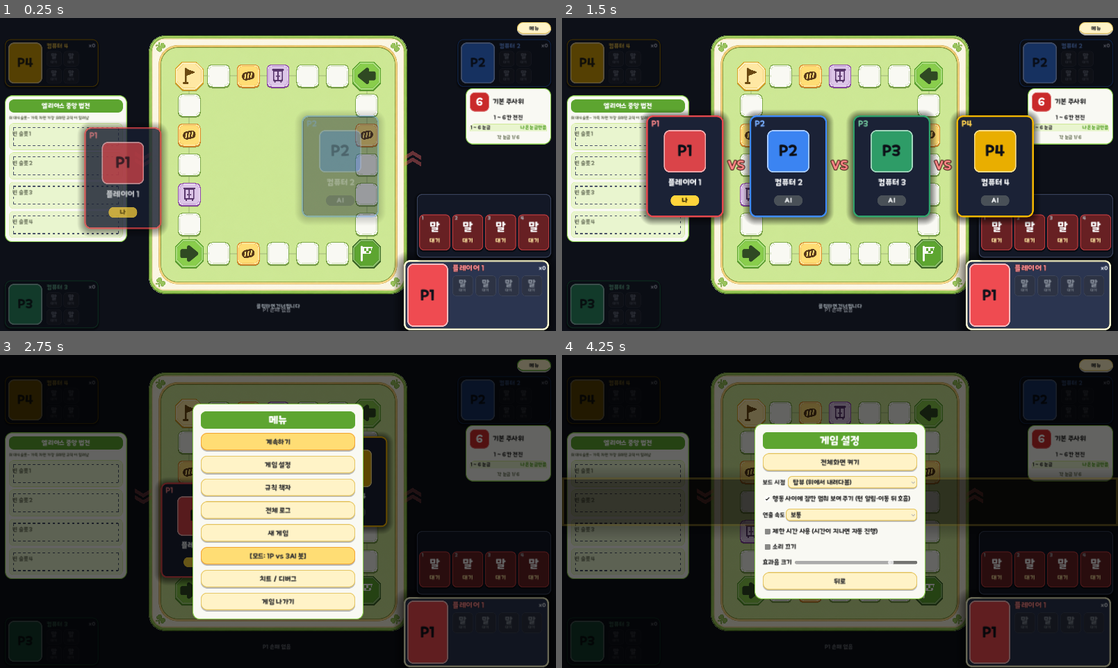
Above: before the commit, frames 1-4 (two rows, left to right).
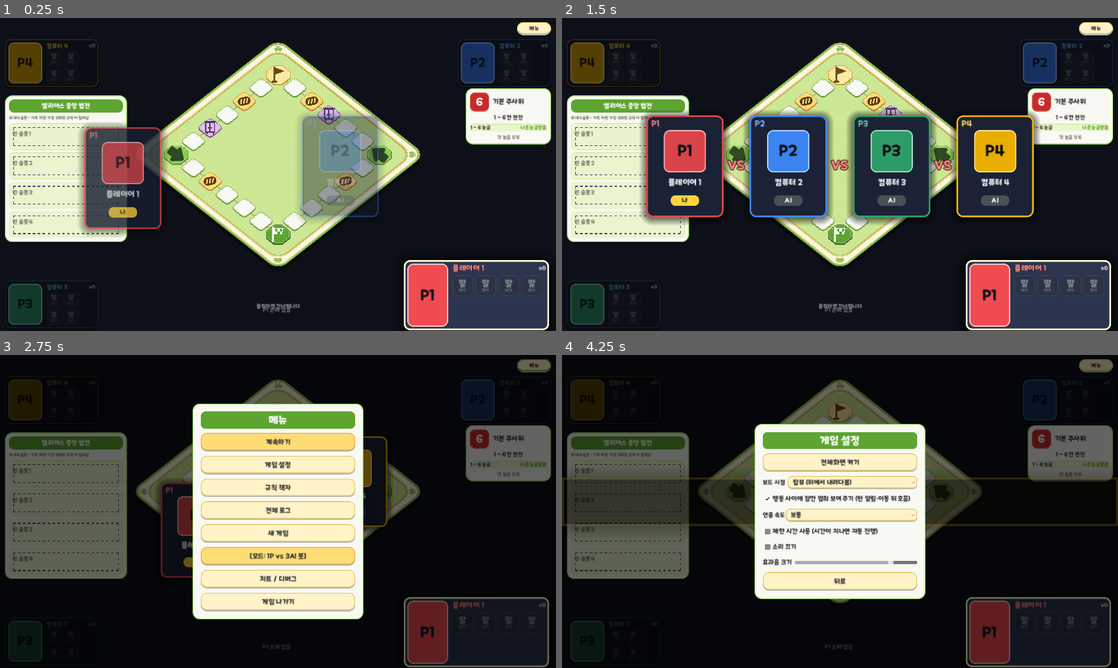
Above: after the commit, the same moments.

Repository: mayjohn66-cmd/TRG
Game: Godot game, scene res://scenes/main_board.tscn
Same seed, same stepped clock (60 frames per second), same inputs: the game is played once before the commit and once after it. This scene is started directly instead of the project's main scene.
Inputs (mouse positions are in pixels of both pictures, inside the frame that each line leads up to):
- Up to frame 1 (0.25 s): no input
- Up to frame 2 (1.5 s): tap Enter at 0.5 s; drag from (928, 252) to (895, 105) at 0.52 s; drag from (928, 224) to (812, 237) at 1.27 s
- Up to frame 3 (2.75 s): click "메뉴" at 2 s
- Up to frame 4 (4.25 s): click "게임 설정" at 2.75 s; move the mouse to (928, 530) at 3.52 s; hold Right from 3.53 s (still down); tap R at 3.6 s; click (928, 530) at 3.67 s

The runs differ from the first frame. In frame 1, 30% of the frame differs, in the area x 25-100%, y 5-89%; in frame 2, 26%; in frame 3, 16%; in frame 4, 21%.

Commit message:
보드를 마름모로 재구성하고 AI·온라인에서는 내 프로필 위 기물 독 숨김
Co-Authored-By: Claude Sonnet 5.5 <noreply@anthropic.com>
Claude-Session: https://claude.ai/code/session_01HvvTBBGdmqrXHkL2GAw3GJ

Diff:
--- a/scenes/main_board.gd
+++ b/scenes/main_board.gd
@@ -14,9 +14,12 @@
 ## 보드판(큼직하게): 받침 판 584x584 안에 520x520 타일 영역. 모바일 가로 화면에서도 보드가 화면 높이의 대부분을 차지한다.
 const PLATE_POS: Vector2 = Vector2(391, 68)
 const PLATE_SIZE: Vector2 = Vector2(584, 584)
-const BOARD_ORIGIN: Vector2 = Vector2(423, 100)
+const BOARD_ORIGIN: Vector2 = Vector2(423, 75)
 const BOARD_SIZE: float = 520.0
 ## 보드 시점. TOP: 완전 탑뷰, TILT: 테이블에 앉아 비스듬히 내려다보는 기울인 탑뷰(세로 압축 + 위쪽이 멀어 보이는 원근 + 서 있는 말과 그림자).
+## 보드는 한 변 6칸의 정사각 트랙을 45도 돌려 마름모로 세운다 (0번 출발선이 아래 꼭짓점, 반시계로 오른쪽 -> 위 -> 왼쪽 꼭짓점).
+const DIAMOND_KX: float = 420.0        ## 회전한 평면 좌표 1.0당 가로 픽셀
+const DIAMOND_KY: float = 330.0        ## 회전한 평면 좌표 1.0당 세로 픽셀 (눌러서 마름모 비율을 만든다)
 enum ViewMode { TOP, TILT }
 const TILT_SQUASH: float = 0.90        ## 검토된 시안 v0.9: 과도한 세로 압축 완화
 const TILT_FAR_SCALE: float = 0.90
@@ -1230,7 +1233,7 @@
 ## 우측 중앙의 큼직한 둥근 [굴리기] 버튼(모두의 마블 방식)과 그 아래의 멈추기·개입 패스·폭탄 떠넘기기 버튼.
 func _build_action_bar() -> void:
 	_roll_button = _make_button("굴리기", _on_roll_pressed, 24, Color("2b8a3e"), 60)
-	_roll_button.position = Vector2(623, 370)
+	_roll_button.position = Vector2(623, 320)
 	_roll_button.size = Vector2(120, 120)
 	_roll_button.custom_minimum_size = Vector2(120, 120)
 	_apply_round_button_style(_roll_button, Color("2b8a3e"))
@@ -1240,7 +1243,7 @@
 	add_child(_roll_button)
 	# 룰렛(원판을 잡고 돌리기)과 러시안 룰렛(방아쇠 당기기)은 굴리기 버튼 대신 같은 자리의 직접 조작 패드를 쓴다.
 	_roll_pad = RollPad.new()
-	_roll_pad.position = Vector2(583, 261)  # 보드 한가운데 (패드 중심 = (683, 346)); 크게 보이도록 켤 때 1.9배로 키운다
+	_roll_pad.position = Vector2(583, 250)  # 마름모 보드 한가운데 (패드 중심 = (683, 335)); 크게 보이도록 켤 때 1.9배로 키운다
 	_roll_pad.spin_released.connect(_on_pad_spin_released)
 	_roll_pad.trigger_pulled.connect(_on_pad_trigger_pulled)
 	add_child(_roll_pad)
@@ -1457,19 +1460,17 @@
 
 
 ## Artwork, tile footprints and pawn trajectories use one shared plane.
+## 평면 좌표(0~1)를 45도 돌려 마름모로 세운다 (두 시점 모두 같은 마름모, 시점은 보드 면·그림자·말 높이만 다르다).
 func _surface_project(norm: Vector2) -> Vector2:
-	if view_mode == ViewMode.TOP:
-		return BOARD_ORIGIN + norm * BOARD_SIZE
 	var center: Vector2 = BOARD_ORIGIN + Vector2(BOARD_SIZE, BOARD_SIZE) / 2.0
-	var size: float = BOARD_SIZE * TILT_ZOOM
-	return center + Vector2((norm.x - 0.5) * size * _depth_scale(norm.y), (norm.y - 0.5) * size * TILT_SQUASH)
-
-
-## 평면 세로 좌표(0 위=먼 쪽, 1 아래=가까운 쪽)에서의 크기 배율.
-func _depth_scale(norm_y: float) -> float:
-	if view_mode == ViewMode.TOP:
-		return 1.0
-	return lerpf(TILT_FAR_SCALE, 1.0, clampf(norm_y, 0.0, 1.0))
+	var offset: Vector2 = norm - Vector2(0.5, 0.5)
+	var rotated := Vector2((offset.x - offset.y) * 0.70710678, (offset.x + offset.y) * 0.70710678)
+	return center + Vector2(rotated.x * DIAMOND_KX, rotated.y * DIAMOND_KY)
+
+
+## 마름모에는 원근 크기 차이가 없다.
+func _depth_scale(_norm_y: float) -> float:
+	return 1.0
 
 
 func _tile_center(index: int) -> Vector2:
@@ -1488,20 +1489,22 @@
 ## 타일 하나를 현재 시점에 맞게 놓는다 (위치·원근 크기·세로 압축, 글자는 되돌려 찌그러지지 않게).
 func _place_tile(index: int) -> void:
 	var tile: BoardSkin.Tile = _tile_views[index]
-	var span: float = BOARD_SIZE * (TILT_ZOOM if view_mode == ViewMode.TILT else 1.0)
-	tile.size = Vector2.ONE * (float(tile.data.diameter) * span + 4.0)
+	var span: float = BOARD_SIZE
+	tile.size = Vector2.ONE * (float(tile.data.diameter) * DIAMOND_KX * 1.42 + 8.0)
 	tile.pivot_offset = tile.size / 2.0
 	tile.position = _tile_center(index) - tile.size / 2.0
-	var depth: float = _depth_scale(tile_norm(index).y)
-	var squash: float = 1.0 if view_mode == ViewMode.TOP else TILT_TILE_SQUASH
-	tile.scale = Vector2(depth, depth * squash)
+	var depth: float = 1.0
+	var squash: float = 1.0
+	tile.scale = Vector2.ONE
 	var target: int = _jump_arrow_target(index)
 	tile.arrow_target = target
 	var direction: Vector2 = (_tile_center(target) - _tile_center(index)).normalized() if target >= 0 else Vector2.RIGHT
 	tile.configure(_surface_project, BoardSkin.track(tile_norm(index)), span, _depth_scale(BoardSkin.track(tile_norm(index)).y), direction)
 	for child: Control in [_highlights.get(index), _pick_marks.get(index)]:
 		if child != null:
-			child.size = tile.size
+			# 마름모 타일에 맞춰 강조 테두리를 타일 중앙의 작은 가로형 사각으로 둔다.
+			child.size = Vector2(tile.size.x * 0.72, tile.size.y * 0.5)
+			child.position = (tile.size - child.size) / 2.0
 	for label: Label in [_tag_labels.get(index), _tile_marks.get(index)]:
 		if label != null:
 			label.pivot_offset = label.size / 2.0
@@ -1518,11 +1521,11 @@
 
 
 func _apply_view_mode() -> void:
-	var tilt: bool = view_mode == ViewMode.TILT
+	var tilt: bool = true  # 마름모 보드는 항상 보드 면 메시로 그린다 (평면 받침 판은 쓰지 않는다)
 	if _plate != null:
-		_plate.visible = not tilt
+		_plate.visible = false
 	if _table_bg != null:
-		_table_bg.visible = tilt
+		_table_bg.visible = view_mode == ViewMode.TILT
 	if _board_surface != null:
 		BoardSkin.update_surface(_board_surface, _surface_project)
 		BoardSkin.update_surface(_flat_board_surface, _surface_project)
@@ -1540,7 +1543,7 @@
 		_drop_zone.position = bounds.position
 		_drop_zone.size = bounds.size
 	if _pawn_layer != null:
-		_pawn_layer.y_sort_enabled = tilt
+		_pawn_layer.y_sort_enabled = view_mode == ViewMode.TILT
 	if _tile_views.is_empty():
 		return
 	for index: int in GameEnums.TILE_COUNT:
@@ -1942,6 +1945,7 @@
 	for side: int in 2:
 		var icon := Node2D.new()
 		icon.position = Vector2(352, 346) if side == 0 else Vector2(1014, 346)
+		icon.visible = false  # 마름모 보드에서는 양옆 쌍화살표를 쓰지 않는다 (진행 방향은 코너 화살표가 알린다)
 		icon.z_index = 0  # 오버레이(증강 선택·결과 등)보다 아래: 같은 z면 나중에 추가된 노드가 위에 그려진다
 		for index: int in 2:
 			var chevron := Polygon2D.new()
@@ -2827,6 +2831,8 @@
 
 
 func _refresh_pawn_dock() -> void:
+	# AI·온라인에서는 내 프로필 카드가 말 칸과 필살기를 맡으므로 기물 독은 4인 수동 조작에서만 보인다.
+	_pawn_bar.visible = not ai_mode
 	var owner_id: int = _dock_owner()
 	var color: Color = PLAYER_COLORS[owner_id]
 	for index: int in _pawn_buttons.size():
@@ -3336,7 +3342,7 @@
 	_roll_geometry = mode
 	var big: bool = mode != &"charge"
 	var diameter: float = 190.0 if mode == &"big" else 120.0
-	var center: Vector2 = Vector2(683.0, 346.0) if mode == &"big" else Vector2(683.0, 430.0)
+	var center: Vector2 = Vector2(683.0, 335.0) if mode == &"big" else Vector2(683.0, 380.0)
 	_roll_button.custom_minimum_size = Vector2(diameter, diameter)
 	_roll_button.size = Vector2(diameter, diameter)
 	_roll_button.add_theme_font_size_override("font_size", 32 if mode == &"big" else 24)
@@ -5893,7 +5899,7 @@
 ## 파워 게이지(굴림 버튼 위)와 판정 도구 연출기를 만든다.
 func _build_roll_fx() -> void:
 	_power_bar = ProgressBar.new()
-	_power_bar.position = Vector2(623, 497)
+	_power_bar.position = Vector2(623, 447)
 	_power_bar.size = Vector2(120, 12)
 	_power_bar.min_value = 0.0
 	_power_bar.max_value = 100.0
@@ -5904,7 +5910,7 @@
 	_power_bar.add_theme_stylebox_override("fill", _style(Color("51cf66"), Color("fff3bf"), 2, 7, 0, 0))
 	add_child(_power_bar)
 	_power_label = _make_label("POWER 0%", 12, Color("fff3bf"))
-	_power_label.position = Vector2(623, 512)
+	_power_label.position = Vector2(623, 462)
 	_power_label.size = Vector2(120, 16)
 	_power_label.z_index = 2
 	_power_label.horizontal_alignment = HORIZONTAL_ALIGNMENT_CENTER
--- a/tests/ui_fx_test.gd
+++ b/tests/ui_fx_test.gd
@@ -347,33 +347,37 @@
 		(_board._profiles[player_id]["avatar"] as AvatarSlot).react(AvatarSlot.Emotion.IDLE, 0.0)
 
 
-## 보드 시점: 탑뷰 <-> 기울인 탑뷰. 규칙 좌표는 그대로이고 화면 배치만 바뀐다.
+## 보드 시점: 탑뷰 <-> 기울인 시점. 두 시점 모두 같은 마름모 배치이고 규칙 좌표는 그대로이며, 시점은 테이블 배경·보드 면 그림자·말 높이만 바꾼다.
 func _test_view_modes() -> void:
-	_expect(_board.view_mode == MainBoard.ViewMode.TOP and _board._plate.visible and not _board._board_surface.visible, "기본은 탑뷰")
+	_expect(_board.view_mode == MainBoard.ViewMode.TOP and not _board._plate.visible and _board._board_surface.visible and not _board._table_bg.visible, "기본은 탑뷰 (마름모 보드 면만 보인다)")
 	var top_centers: Array[Vector2] = []
 	for index: int in 24:
 		top_centers.append(_board._tile_center(index))
+	_expect(top_centers[0].y > top_centers[6].y and top_centers[0].y > top_centers[18].y and absf(top_centers[0].x - 683.0) < 1.0, "0번 출발선은 마름모의 아래 꼭짓점")
+	_expect(top_centers[6].x > top_centers[0].x and top_centers[18].x < top_centers[0].x and top_centers[12].y < top_centers[6].y, "6번 오른쪽, 12번 위, 18번 왼쪽 꼭짓점 (반시계)")
 	var pawn_id: int = 11
 	var pawn: PlayerPawn = _board.state.get_pawn(pawn_id)
 	var top_pawn_position: Vector2 = _board._pawn_position(pawn)
 	_board.set_view_mode(MainBoard.ViewMode.TILT)
-	_expect(not _board._plate.visible and _board._board_surface.visible and _board._table_bg.visible and _board._pawn_layer.y_sort_enabled, "기울인 시점: 보드 면·테이블이 켜지고 말이 깊이순으로 그려진다")
-	var far_tile: Control = _board._tile_views[8]   # 위쪽(먼 쪽) 줄
-	var near_tile: Control = _board._tile_views[18]  # 아래쪽(가까운 쪽) 줄
-	_expect(far_tile.scale.x < near_tile.scale.x and absf(near_tile.scale.x - 1.0) < 0.001, "먼 타일은 작고 가까운 타일은 원래 크기")
-	_expect(near_tile.scale.y < near_tile.scale.x, "타일은 세로로 눌린다")
-	_expect(_board._tile_center(8).y < _board._tile_center(18).y and _board._tile_center(18).y - _board._tile_center(8).y < top_centers[18].y - top_centers[8].y, "세로 간격이 압축된다")
-	var tag: Label = _board._tag_labels[0]
-	_expect(absf(tag.scale.y * near_tile.scale.y / near_tile.scale.x - 1.0) < 0.01, "타일 글자는 되돌려 찌그러지지 않는다")
+	_expect(not _board._plate.visible and _board._board_surface.visible and _board._table_bg.visible and _board._pawn_layer.y_sort_enabled, "기울인 시점: 테이블이 켜지고 말이 깊이순으로 그려진다")
+	var restored_in_tilt: bool = true
+	for index: int in 24:
+		restored_in_tilt = restored_in_tilt and _board._tile_center(index).is_equal_approx(top_centers[index])
+	_expect(restored_in_tilt, "두 시점의 타일 좌표는 같다")
 	var all_inside: bool = true
 	for a: int in 24:
-		var tile_a: Control = _board._tile_views[a]
-		var rect_a := Rect2(tile_a.position + tile_a.size / 2.0 - tile_a.size * tile_a.scale / 2.0, tile_a.size * tile_a.scale)
-		all_inside = all_inside and Rect2(Vector2.ZERO, Vector2(1366, 768)).encloses(rect_a)
+		var tile_a: BoardSkin.Tile = _board._tile_views[a]
+		var poly_a := PackedVector2Array()
+		for point: Vector2 in tile_a.outline_points:
+			poly_a.append(tile_a.position + tile_a.size / 2.0 + (point - tile_a.size / 2.0) * tile_a.scale)
+		for point: Vector2 in poly_a:
+			all_inside = all_inside and Rect2(Vector2.ZERO, Vector2(1366, 768)).has_point(point)
 		for b: int in range(a + 1, 24):
-			var tile_b: Control = _board._tile_views[b]
-			var rect_b := Rect2(tile_b.position + tile_b.size / 2.0 - tile_b.size * tile_b.scale / 2.0, tile_b.size * tile_b.scale)
-			_expect(not rect_a.intersects(rect_b), "기울인 시점에서 타일 %d와 %d가 겹침" % [a, b])
+			var tile_b: BoardSkin.Tile = _board._tile_views[b]
+			var poly_b := PackedVector2Array()
+			for point: Vector2 in tile_b.outline_points:
+				poly_b.append(tile_b.position + tile_b.size / 2.0 + (point - tile_b.size / 2.0) * tile_b.scale)
+			_expect(Geometry2D.intersect_polygons(poly_a, poly_b).is_empty(), "타일 %d와 %d가 겹침" % [a, b])
 	_expect(all_inside, "기울인 시점의 모든 타일이 화면 안")
 	_expect((_board._pawn_views[pawn_id] as Node2D).get_node("Shadow").visible, "말 그림자가 보인다")
 	_expect(_board._board_edge.points.size() >= 64 and _board._track_lines.size() == 1, "둥근 보드 윤곽과 순환 경로선 1개가 다시 그려진다")
@@ -407,7 +411,7 @@
 	var restored: bool = true
 	for index: int in 24:
 		restored = restored and _board._tile_center(index).is_equal_approx(top_centers[index])
-	_expect(restored and _board._plate.visible and not _board._board_surface.visible and not _board._table_bg.visible, "탑뷰로 돌아오면 모든 좌표와 받침이 그대로 돌아온다")
+	_expect(restored and not _board._plate.visible and _board._board_surface.visible and not _board._table_bg.visible, "탑뷰로 돌아오면 모든 좌표와 배경이 그대로 돌아온다")
 	_expect(_board._pawn_position(pawn).is_equal_approx(top_pawn_position) and not _board._pawn_layer.y_sort_enabled, "말 위치도 그대로")
 	GameSession.view_mode = MainBoard.ViewMode.TOP
 
@@ -509,18 +513,18 @@
 	manager.state.tools[current] = ToolRegistry.create(&"D6")
 	_board._refresh_controls()
 	_expect(pad.kind == RollPad.Kind.NONE and _board._roll_button.visible and not pad.visible, "주사위는 둥근 굴리기 버튼")
-	_expect(_board._roll_button.position.y > 360.0 and _board._roll_button.position.y + 120.0 < 530.0 and absf(_board._roll_button.position.x + 60.0 - 683.0) < 1.0, "굴리기 버튼은 중앙 무대 안쪽 아래 가운데")
+	_expect(_board._roll_button.position.y > 300.0 and _board._roll_button.position.y + 120.0 < 530.0 and absf(_board._roll_button.position.x + 60.0 - 683.0) < 1.0, "굴리기 버튼은 중앙 무대 안쪽 아래 가운데")
 	manager.state.tools[current] = ToolRegistry.create(&"HOLDEM")
 	_board._refresh_controls()
 	var big_center: Vector2 = _board._roll_button.position + _board._roll_button.size / 2.0
-	_expect(_board._roll_button.visible and _board._roll_button.size.x >= 180.0 and big_center.distance_to(Vector2(683, 346)) < 2.0, "홀덤(버튼형)은 보드 한가운데에 큰 버튼 (%s %s)" % [str(big_center), str(_board._roll_button.size)])
+	_expect(_board._roll_button.visible and _board._roll_button.size.x >= 180.0 and big_center.distance_to(Vector2(683, 335)) < 2.0, "홀덤(버튼형)은 보드 한가운데에 큰 버튼 (%s %s)" % [str(big_center), str(_board._roll_button.size)])
 	manager.state.tools[current] = ToolRegistry.create(&"CHINCHIRO")
 	_board._refresh_controls()
-	_expect(_board._roll_button.size.x == 120.0 and _board._roll_button.position.y > 360.0, "친치로(차징형)는 중앙 무대 아래 작은 버튼 (%s %s)" % [str(_board._roll_button.size), str(_board._roll_button.position)])
+	_expect(_board._roll_button.size.x == 120.0 and _board._roll_button.position.y > 300.0, "친치로(차징형)는 중앙 무대 아래 작은 버튼 (%s %s)" % [str(_board._roll_button.size), str(_board._roll_button.position)])
 	manager.state.tools[current] = ToolRegistry.create(&"LIFE_ROULETTE")
 	_board._refresh_controls()
 	_expect(pad.kind == RollPad.Kind.ROULETTE and pad.visible and not _board._roll_button.visible, "룰렛은 원판 패드")
-	_expect(pad.scale.x >= 1.8 and (pad.position + pad.size / 2.0).distance_to(Vector2(683, 346)) < 2.0, "룰렛 원판은 보드 한가운데에 크게 (%s)" % str(pad.scale))
+	_expect(pad.scale.x >= 1.8 and (pad.position + pad.size / 2.0).distance_to(Vector2(683, 335)) < 2.0, "룰렛 원판은 보드 한가운데에 크게 (%s)" % str(pad.scale))
 	var faces: Array[int] = []
 	manager.event_received.connect(func(kind: StringName, data: Dictionary) -> void:
 		if kind == &"roll_resolved":
--- a/tests/ui_smoke.gd
+++ b/tests/ui_smoke.gd
@@ -74,14 +74,25 @@
 		_assert(Rect2(Vector2.ZERO, Vector2(1366, 768)).encloses(_tile_rect(index)), "타일 %d가 화면 안에 있어야 한다" % index)
 	for a: int in 24:
 		for b: int in range(a + 1, 24):
-			_assert(not _tile_rect(a).intersects(_tile_rect(b)), "타일 %d와 %d가 겹침" % [a, b])
+			_assert(Geometry2D.intersect_polygons(_tile_polygon(a), _tile_polygon(b)).is_empty(), "타일 %d와 %d가 겹침" % [a, b])
 
 
 ## 타일이 화면에서 실제로 차지하는 사각형 (원근·압축 배율 반영).
+## 마름모 보드의 타일은 모양(윤곽)으로 겹침을 본다 (바깥 사각형은 마름모 배치에서 서로 겹친다).
+func _tile_polygon(index: int) -> PackedVector2Array:
+	var tile: BoardSkin.Tile = _board._tile_views[index]
+	var result := PackedVector2Array()
+	for point: Vector2 in tile.outline_points:
+		result.append(tile.position + tile.size / 2.0 + (point - tile.size / 2.0) * tile.scale)
+	return result
+
+
 func _tile_rect(index: int) -> Rect2:
-	var tile: Control = _board._tile_views[index]
-	var size: Vector2 = tile.size * tile.scale
-	return Rect2(tile.position + tile.size / 2.0 - size / 2.0, size)
+	var points: PackedVector2Array = _tile_polygon(index)
+	var rect := Rect2(points[0], Vector2.ZERO)
+	for point: Vector2 in points:
+		rect = rect.expand(point)
+	return rect
 
 
 ## 상용 HUD 배치 검증: 보드는 화면 정중앙, 프로필 카드는 네 모서리, 서로 겹치는 HUD가 없어야 한다.
Not shown, changed: docs/EDGE_CASE_SPEC.md
Not shown, changed: docs/GDD_TDD_Master.md
